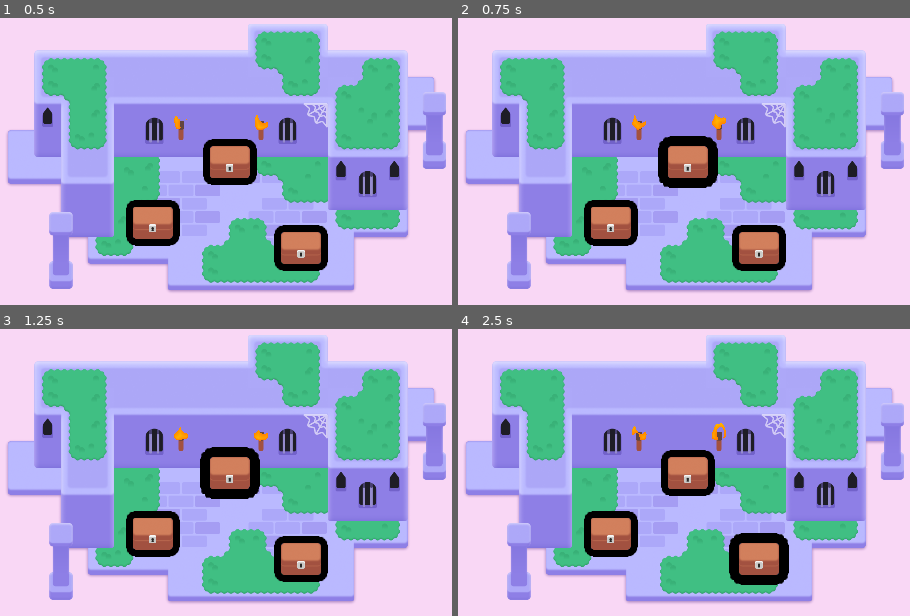
Above: before the commit, frames 1-4 (two rows, left to right).
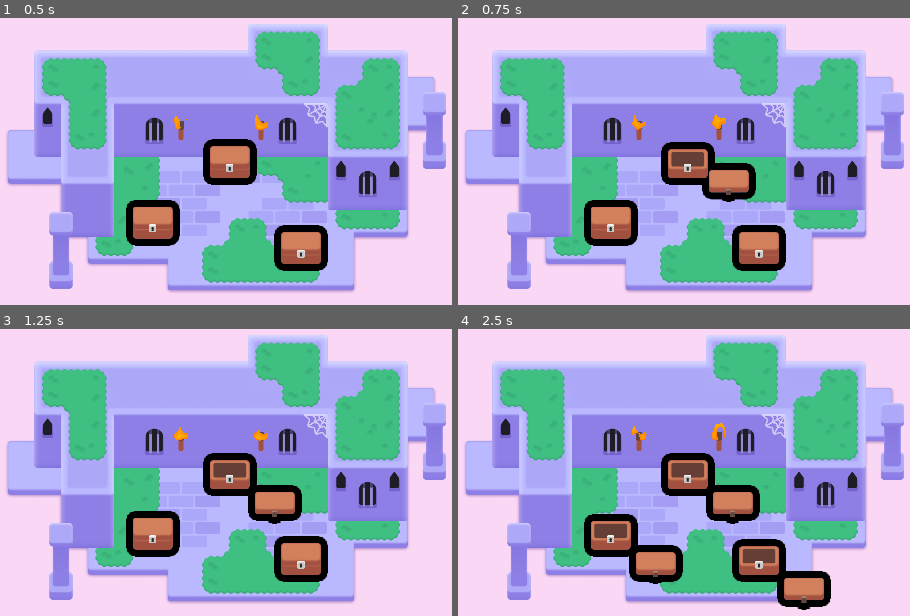
Above: after the commit, the same moments.

Repository: 707bremo/2d-GameDev-Course
Game: Godot game, scene res://lessons/mini_dungeon.tscn
Two runs of this game, one before a commit and one after it. Both use one fixed random seed, a clock stepped at 60 frames per second and the inputs below.
Inputs (mouse positions are in pixels of both pictures, inside the frame that each line leads up to):
- Up to frame 1 (0.5 s): no input
- Up to frame 2 (0.75 s): tap Enter at 0.5 s; move the mouse to (688, 161) at 0.52 s; press the mouse at (688, 161) at 0.53 s; hold D (move_right) from 0.53 s (still down)
- Up to frame 3 (1.25 s): keep holding D (move_right); tap Space at 0.77 s
- Up to frame 4 (2.5 s): move the mouse to (611, 532) at 1.27 s; release D (move_right) at 1.28 s; release the mouse at (611, 532) at 1.28 s; hold S (move_down) 1.28-2.03 s; right-click (611, 532) at 1.35 s; click (611, 532) at 1.42 s; tap Space at 1.52 s; move the mouse to (760, 558) at 2.02 s; hold D (move_right) from 2.03 s (still down); tap Z at 2.1 s; click (760, 558) at 2.17 s

Frame 1 is identical in both runs. In frame 2, 2.4% of the frame differs, in the area x 44-66%, y 41-65%; in frame 3, 2.5%; in frame 4, 6.6%, in the area x 27-83%, y 42-98%.

Commit message:
M6-L5 Lessons and Practices Completed
We used input_pickable and made it false to make it so that when a player clicks the left mouse button, an animation would only play only once.

Diff:
--- a/06.looting_workbook/lessons/chest/chest.gd
+++ b/06.looting_workbook/lessons/chest/chest.gd
@@ -1,6 +1,7 @@
 extends Area2D
 
 @onready var canvas_group: CanvasGroup = $CanvasGroup
+@onready var animation_player: AnimationPlayer = $AnimationPlayer
 
 
 func _ready() -> void:
@@ -19,3 +20,18 @@
 
 func set_outline_thickness(new_thickness: float) -> void:
 	canvas_group.material.set_shader_parameter("line_thickness", new_thickness)
+
+
+func _input_event(viewport: Node, event: InputEvent, shape_index: int):
+	var event_is_mouse_click: bool = (
+		event is InputEventMouseButton and
+		event.button_index == MOUSE_BUTTON_LEFT and
+		event.is_pressed()
+	)
+
+	if event_is_mouse_click:
+		open()
+
+func open() -> void:
+	animation_player.play("open")
+	input_pickable = false
--- a/06.looting_workbook/lessons/chest/chest.tscn
+++ b/06.looting_workbook/lessons/chest/chest.tscn
@@ -16,6 +16,21 @@
 shader_parameter/line_thickness = 7.0
 shader_parameter/viewport_scale = Vector2(1, 1)
 
+[sub_resource type="Animation" id="Animation_03kov"]
+length = 0.001
+tracks/0/type = "value"
+tracks/0/imported = false
+tracks/0/enabled = true
+tracks/0/path = NodePath("CanvasGroup/Top:position")
+tracks/0/interp = 1
+tracks/0/loop_wrap = true
+tracks/0/keys = {
+"times": PackedFloat32Array(0),
+"transitions": PackedFloat32Array(1),
+"update": 0,
+"values": [Vector2(0, -44)]
+}
+
 [sub_resource type="Animation" id="Animation_eince"]
 resource_name = "open"
 tracks/0/type = "value"
@@ -29,21 +44,6 @@
 "transitions": PackedFloat32Array(1, 1, 1),
 "update": 0,
 "values": [Vector2(0, -44), Vector2(51, -117), Vector2(108, 39)]
-}
-
-[sub_resource type="Animation" id="Animation_03kov"]
-length = 0.001
-tracks/0/type = "value"
-tracks/0/imported = false
-tracks/0/enabled = true
-tracks/0/path = NodePath("CanvasGroup/Top:position")
-tracks/0/interp = 1
-tracks/0/loop_wrap = true
-tracks/0/keys = {
-"times": PackedFloat32Array(0),
-"transitions": PackedFloat32Array(1),
-"update": 0,
-"values": [Vector2(0, -44)]
 }
 
 [sub_resource type="AnimationLibrary" id="AnimationLibrary_xw68i"]
--- a/06.looting_workbook/practices/L5.P1.open_the_door/door.gd
+++ b/06.looting_workbook/practices/L5.P1.open_the_door/door.gd
@@ -6,8 +6,14 @@
 func _input_event(viewport: Node, event: InputEvent, shape_index: int):
 	# Complete this boolean expression to check if the input event is a left-mouse click.
 	var event_is_mouse_click: bool = (
-		false
+		event is InputEventMouseButton and
+		event.button_index == MOUSE_BUTTON_LEFT and
+		event.is_pressed()
 	)
 
 	if event_is_mouse_click:
-		pass
+		open()
+
+func open() -> void:
+	animation_player.play("open")
+	input_pickable = false
--- a/06.looting_workbook/practices/L5.P1.open_the_door/door_open.tscn
+++ b/06.looting_workbook/practices/L5.P1.open_the_door/door_open.tscn
@@ -1,9 +1,9 @@
-[gd_scene load_steps=9 format=3]
+[gd_scene load_steps=9 format=3 uid="uid://cm6cqeq5tuvbd"]
 
 [ext_resource type="Script" path="res://practices/L5.P1.open_the_door/door.gd" id="1_5kjh1"]
-[ext_resource type="Material" path="res://practices/L5.P1.open_the_door/material.tres" id="2_ddrka"]
-[ext_resource type="Texture2D" path="res://practices/L5.P1.open_the_door/door_hinge.png" id="3_21hrr"]
-[ext_resource type="Texture2D" path="res://practices/L5.P1.open_the_door/door_body.png" id="4_87sm3"]
+[ext_resource type="Material" uid="uid://bea3lj1m2qape" path="res://practices/L5.P1.open_the_door/material.tres" id="2_ddrka"]
+[ext_resource type="Texture2D" uid="uid://1t3pjx2jmrtp" path="res://practices/L5.P1.open_the_door/door_hinge.png" id="3_21hrr"]
+[ext_resource type="Texture2D" uid="uid://r0f5ky2kx4qc" path="res://practices/L5.P1.open_the_door/door_body.png" id="4_87sm3"]
 
 [sub_resource type="CapsuleShape2D" id="CapsuleShape2D_h3xna"]
 radius = 31.0
--- a/06.looting_workbook/practices/L5.P1.open_the_door/open_the_door.tscn
+++ b/06.looting_workbook/practices/L5.P1.open_the_door/open_the_door.tscn
@@ -1,17 +1,13 @@
-[gd_scene load_steps=4 format=3]
+[gd_scene load_steps=3 format=3 uid="uid://bclfhu5hh68w3"]
 
-[ext_resource type="PackedScene" path="res://practices/L5.P1.open_the_door/door_open.tscn" id="1_jjcwt"]
-[ext_resource type="Script" path="res://practices/L5.P1.open_the_door/door.gd" id="2_761eb"]
-[ext_resource type="Texture2D" path="res://practices/L5.P1.open_the_door/wall.png" id="3_nmn4b"]
+[ext_resource type="PackedScene" uid="uid://cm6cqeq5tuvbd" path="res://practices/L5.P1.open_the_door/door_open.tscn" id="1_jjcwt"]
+[ext_resource type="Texture2D" uid="uid://dwbwn5t4dfiib" path="res://practices/L5.P1.open_the_door/wall.png" id="3_nmn4b"]
 
 [node name="OpenTheDoor" type="Node2D"]
 metadata/_edit_horizontal_guides_ = []
 
-[node name="DoorOpen" type="Area2D" parent="." instance=ExtResource("1_jjcwt")]
+[node name="DoorOpen" parent="." instance=ExtResource("1_jjcwt")]
 position = Vector2(960, 446.5)
-collision_layer = 2
-collision_mask = 0
-script = ExtResource("2_761eb")
 
 [node name="Wall" type="Sprite2D" parent="."]
 position = Vector2(959, 929.5)
--- a/06.looting_workbook/practices/L5.P2.pop_the_balloon/balloon_pop.gd
+++ b/06.looting_workbook/practices/L5.P2.pop_the_balloon/balloon_pop.gd
@@ -4,8 +4,9 @@
 func _input_event(viewport: Node, event: InputEvent, shape_index: int):
 	var event_is_mouse_release: bool = (
 		event is InputEventMouseButton
-		and event.button_index == MOUSE_BUTTON_LEFT
+		and event.button_index == MOUSE_BUTTON_LEFT and
+		event.is_released()
 	)
 
 	if event_is_mouse_release:
-		pass
+		queue_free()
--- a/06.looting_workbook/practices/L5.P2.pop_the_balloon/balloon_pop.tscn
+++ b/06.looting_workbook/practices/L5.P2.pop_the_balloon/balloon_pop.tscn
@@ -1,9 +1,9 @@
-[gd_scene load_steps=6 format=3]
+[gd_scene load_steps=6 format=3 uid="uid://y287opebbbqd"]
 
 [ext_resource type="Script" path="res://practices/L5.P2.pop_the_balloon/balloon_pop.gd" id="1_r5f1c"]
-[ext_resource type="Material" path="res://practices/L5.P2.pop_the_balloon/material.tres" id="2_2bj50"]
-[ext_resource type="Texture2D" path="res://practices/L5.P2.pop_the_balloon/balloon_tail.png" id="3_06qel"]
-[ext_resource type="Texture2D" path="res://practices/L5.P2.pop_the_balloon/balloon_top.png" id="4_tkh23"]
+[ext_resource type="Material" uid="uid://bh8me21qj0etl" path="res://practices/L5.P2.pop_the_balloon/material.tres" id="2_2bj50"]
+[ext_resource type="Texture2D" uid="uid://bnfm17ejohcbd" path="res://practices/L5.P2.pop_the_balloon/balloon_tail.png" id="3_06qel"]
+[ext_resource type="Texture2D" uid="uid://oyf7maqtrbvs" path="res://practices/L5.P2.pop_the_balloon/balloon_top.png" id="4_tkh23"]
 
 [sub_resource type="CapsuleShape2D" id="CapsuleShape2D_6fgqy"]
 radius = 47.0
--- a/06.looting_workbook/practices/L5.P2.pop_the_balloon/pop_the_balloon.tscn
+++ b/06.looting_workbook/practices/L5.P2.pop_the_balloon/pop_the_balloon.tscn
@@ -1,16 +1,11 @@
-[gd_scene load_steps=3 format=3]
+[gd_scene load_steps=2 format=3 uid="uid://dy22wy7ep0rsq"]
 
-[ext_resource type="PackedScene" path="res://practices/L5.P2.pop_the_balloon/balloon_pop.tscn" id="1_enrvy"]
-[ext_resource type="Script" path="res://practices/L5.P2.pop_the_balloon/balloon_pop.gd" id="2_xkyg3"]
+[ext_resource type="PackedScene" uid="uid://y287opebbbqd" path="res://practices/L5.P2.pop_the_balloon/balloon_pop.tscn" id="1_enrvy"]
 
 [node name="PopTheBalloon" type="Node2D"]
 metadata/_edit_horizontal_guides_ = []
 
-[node name="BalloonPop" type="Area2D" parent="." instance=ExtResource("1_enrvy")]
-position = Vector2(960, 540)
-collision_layer = 2
-collision_mask = 0
-script = ExtResource("2_xkyg3")
+[node name="BalloonPop" parent="." instance=ExtResource("1_enrvy")]
 
 [node name="ExtraVisuals" type="Node" parent="."]
 
Not shown: 1 places in 06.looting_workbook/practices/L3.P2.sting_the_balloon/sting_the_balloon.tscn that only renumber resources
